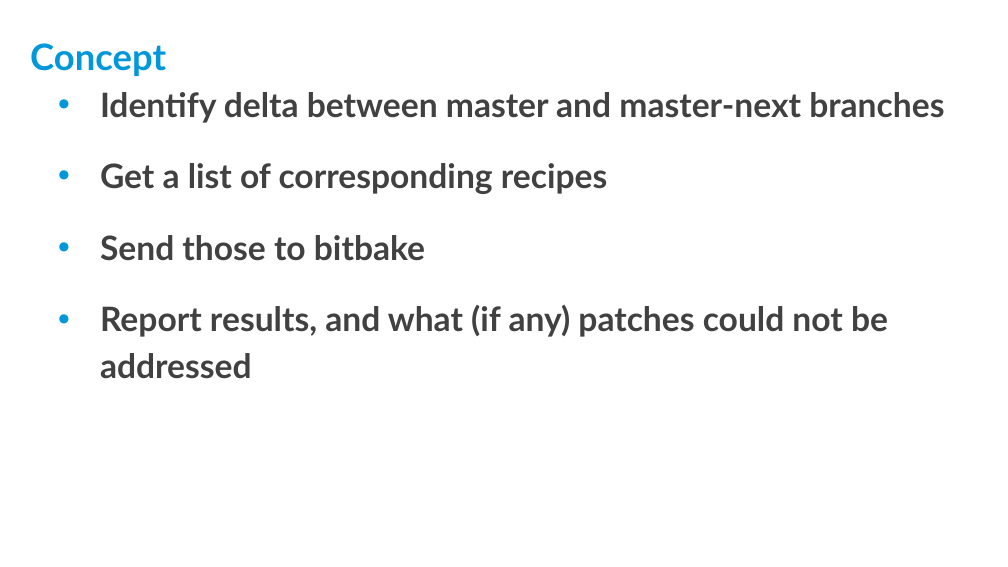
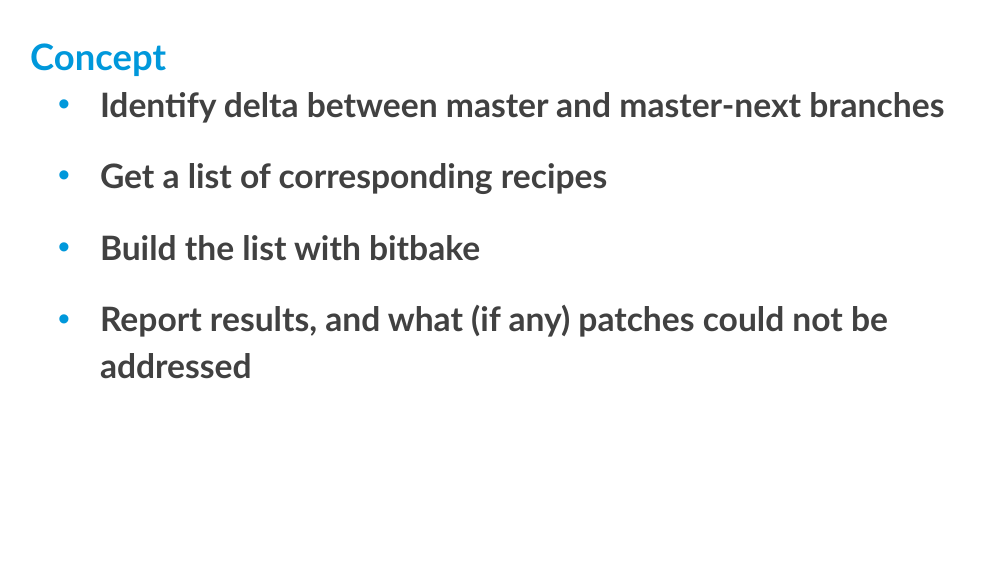
Before and after one commit to threexc/yocto-tekton, a slide deck: slide 18 of yddtalk/YP_DevDay_k8s_tekton.odp (slide 17 before the commit). Drawn at 1008x567 pixels with LibreOffice and Linux fonts; fonts in the diff are those of the drawing; background and template pictures are left out. Boxes give left, top, right and bottom in pixels: in the first picture for what was removed or moved away, otherwise in the second. Text is boxed around its words. In the diff, an @@ line names an element or a change of style, - is before the commit and + after.

```diff
--- a/yddtalk/YP_DevDay_k8s_tekton.odp
+++ b/yddtalk/YP_DevDay_k8s_tekton.odp
@@ text at [100, 235, 480, 261]: text changed @@
-• Send those to bitbake
+• Build the list with bitbake
```
Also in this commit, not shown: 11 other slides changed, 2 slides added.
